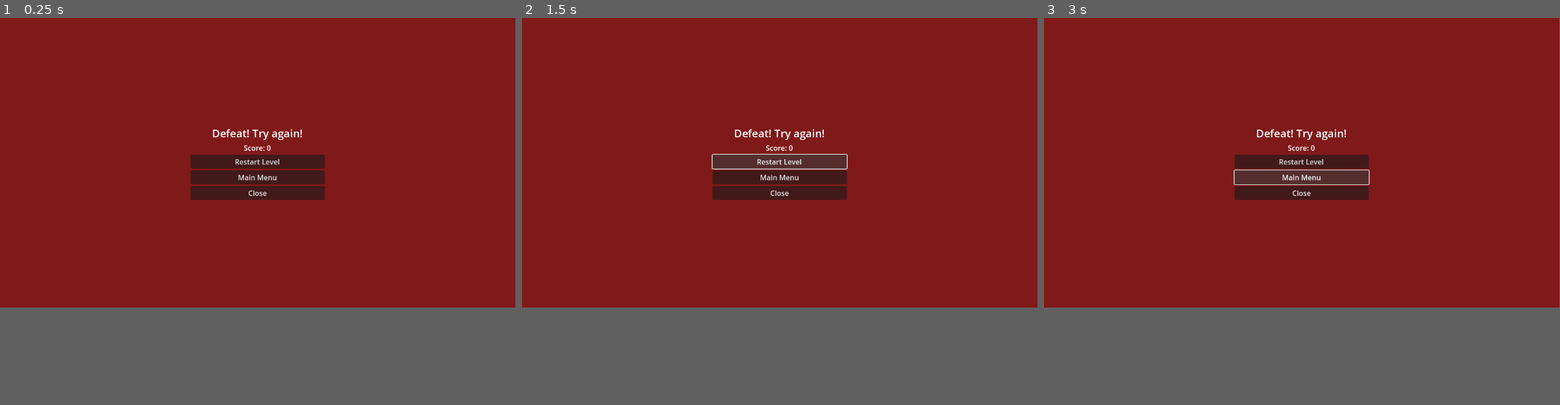
Above: before the commit, frames 1-3 (left to right).
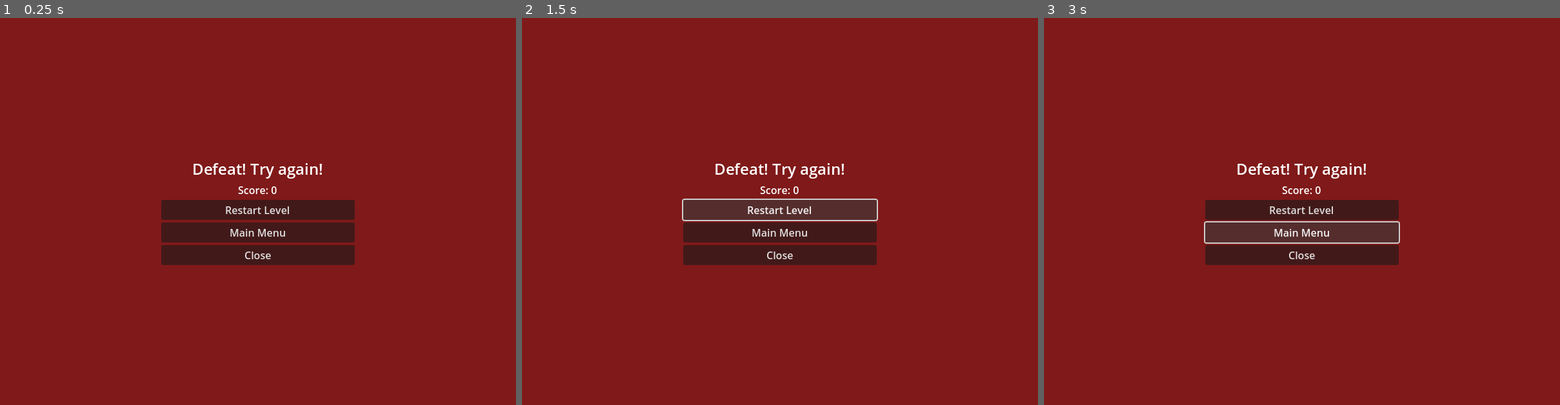
Above: after the commit, the same moments.

Repository: Applaa-org/applaa-the-cro-mountain-climb
Game: Godot game, scene res://scenes/DefeatScreen.tscn
Two runs of this game, one before a commit and one after it. Both use one fixed random seed, a clock stepped at 60 frames per second and the inputs below. This scene is started directly instead of the project's main scene.
Inputs:
- Up to frame 1 (0.25 s): no input
- Up to frame 2 (1.5 s): click "Restart Level" at 0.5 s; click "Restart Level" at 1.25 s
- Up to frame 3 (3 s): click "Restart Level" at 2 s; click "Main Menu" at 2.75 s
The window is 799x449 before the commit and 800x600 after it. Grey fills any space a smaller window leaves; there, only what the larger window draws over its background counts as a difference.

The runs differ from the first frame. In frame 1, 8.9% of the frame differs, in the area x 31-69%, y 28-64%; in frame 2, 9.2%; in frame 3, 9.3%.
Error before the commit: Parse Error: Identifier "Global" not declared in the current scope. (res://scripts/DefeatScreen.gd:4)
Error after the commit: Invalid assignment of property or key 'text' with value of type 'String' on a base object of type 'null instance'. (res://scripts/DefeatScreen.gd:4)

Commit message:
[applaa] wrote 6 file(s)

Diff:
--- a/godot-project/project.godot
+++ b/godot-project/project.godot
@@ -1,19 +1,50 @@
 ; Engine configuration file.
+; It's best edited using the editor UI and not directly,
+; since the parameters that go here are not all obvious.
+;
+; Format:
+;   [section] ; section goes between []
+;   param=value ; assign values to parameters
+
 config_version=5
 
 [application]
 
-config/name="the-cro-mountain-climb"
-run/main_scene="res://scenes/Main.tscn"
-config/features=PackedStringArray("4.2", "Forward Plus")
-config/icon="res://icon.svg"
+config/name="The CRO Mountain Climb"
+run/main_scene="res://scenes/StartScreen.tscn"
+config/features=PackedStringArray("4.2")
+config/icon="res://icon.png"
+
+[autoload]
+
+Global="*res://scripts/Global.gd"
 
 [display]
 
-window/size/viewport_width=1152
-window/size/viewport_height=648
-window/size/resizable=true
+window/size/viewport_width=800
+window/size/viewport_height=600
+window/stretch/mode="canvas_items"
 
-[rendering]
+[input]
 
-renderer/rendering_method="forward_plus"
+ui_accept={
+"deadzone": 0.5,
+"events": [Object(InputEventKey,"resource_local_to_scene":false,"resource_name":"","device":-1,"window_id":0,"alt_pressed":false,"shift_pressed":false,"ctrl_pressed":false,"meta_pressed":false,"pressed":false,"keycode":0,"physical_keycode":32,"key_label":0,"unicode":32,"echo":false,"script":null)
+]
+}
+ui_left={
+"deadzone": 0.5,
+"events": [Object(InputEventKey,"resource_local_to_scene":false,"resource_name":"","device":-1,"window_id":0,"alt_pressed":false,"shift_pressed":false,"ctrl_pressed":false,"meta_pressed":false,"pressed":false,"keycode":0,"physical_keycode":65,"key_label":0,"unicode":97,"echo":false,"script":null)
+, Object(InputEventKey,"resource_local_to_scene":false,"resource_name":"","device":-1,"window_id":0,"alt_pressed":false,"shift_pressed":false,"ctrl_pressed":false,"meta_pressed":false,"pressed":false,"keycode":0,"physical_keycode":4194319,"key_label":0,"unicode":0,"echo":false,"script":null)
+]
+}
+ui_right={
+"deadzone": 0.5,
+"events": [Object(InputEventKey,"resource_local_to_scene":false,"resource_name":"","device":-1,"window_id":0,"alt_pressed":false,"shift_pressed":false,"ctrl_pressed":false,"meta_pressed":false,"pressed":false,"keycode":0,"physical_keycode":68,"key_label":0,"unicode":100,"echo":false,"script":null)
+, Object(InputEventKey,"resource_local_to_scene":false,"resource_name":"","device":-1,"window_id":0,"alt_pressed":false,"shift_pressed":false,"ctrl_pressed":false,"meta_pressed":false,"pressed":false,"keycode":0,"physical_keycode":4194321,"key_label":0,"unicode":0,"echo":false,"script":null)
+]
+}
+
+[physics]
+
+2d/default_gravity=980
--- a/godot-project/scenes/DefeatScreen.tscn
+++ b/godot-project/scenes/DefeatScreen.tscn
@@ -1,7 +1,6 @@
-[gd_scene load_steps=3 format=3 uid="uid://defeatscreen"]
+[gd_scene load_steps=2 format=3 uid="uid://defeatscreen"]
 
 [ext_resource type="Script" path="res://scripts/DefeatScreen.gd" id="1"]
-[ext_resource type="Theme" uid="uid://theme" path="res://themes/DefaultTheme.tres" id="2"]
 
 [sub_resource type="StyleBoxFlat" id="StyleBoxFlat_bg"]
 bg_color = Color(0.5, 0.1, 0.1, 1)
--- a/godot-project/scenes/Main.tscn
+++ b/godot-project/scenes/Main.tscn
@@ -4,7 +4,6 @@
 [ext_resource type="Script" path="res://scripts/Collectible.gd" id="2"]
 [ext_resource type="Script" path="res://scripts/Hazard.gd" id="3"]
 [ext_resource type="Script" path="res://scripts/Goal.gd" id="4"]
-[ext_resource type="Texture2D" uid="uid://mountain_bg" path="res://assets/mountain_bg.png" id="5"]
 
 [sub_resource type="RectangleShape2D" id="RectangleShape2D_player"]
 size = Vector2(32, 32)
@@ -18,38 +17,36 @@
 [sub_resource type="RectangleShape2D" id="RectangleShape2D_goal"]
 size = Vector2(32, 32)
 
+[sub_resource type="RectangleShape2D" id="RectangleShape2D_ground"]
+size = Vector2(1600, 100)
+
 [node name="Main" type="Node2D"]
 
-[node name="Background" type="Sprite2D" parent="."]
-texture = ExtResource("5")
-centered = false
+[node name="Background" type="ColorRect" parent="."]
+offset_right = 800.0
+offset_bottom = 600.0
+color = Color(0.545098, 0.270588, 0.0745098, 1)
 
 [node name="Player" type="CharacterBody2D" parent="."]
 position = Vector2(100, 500)
 script = ExtResource("1")
 
-[node name="Sprite2D" type="Sprite2D" parent="Player"]
-texture = ExtResource("6")  # Placeholder for climber sprite
+[node name="ColorRect" type="ColorRect" parent="Player"]
+offset_right = 32.0
+offset_bottom = 32.0
+color = Color(1, 0, 0, 1)
 
 [node name="CollisionShape2D" type="CollisionShape2D" parent="Player"]
 shape = SubResource("RectangleShape2D_player")
-
-[node name="HealthLabel" type="Label" parent="Player"]
-offset_left = -50.0
-offset_top = -50.0
-text = "Health: 100"
-
-[node name="ScoreLabel" type="Label" parent="Player"]
-offset_left = -50.0
-offset_top = -30.0
-text = "Score: 0"
 
 [node name="Collectible1" type="Area2D" parent="."]
 position = Vector2(300, 400)
 script = ExtResource("2")
 
-[node name="Sprite2D" type="Sprite2D" parent="Collectible1"]
-texture = ExtResource("7")  # Placeholder for tool sprite
+[node name="ColorRect" type="ColorRect" parent="Collectible1"]
+offset_right = 16.0
+offset_bottom = 16.0
+color = Color(1, 0.843137, 0, 1)
 
 [node name="CollisionShape2D" type="CollisionShape2D" parent="Collectible1"]
 shape = SubResource("RectangleShape2D_collectible")
@@ -58,8 +55,10 @@
 position = Vector2(400, 450)
 script = ExtResource("3")
 
-[node name="Sprite2D" type="Sprite2D" parent="Hazard1"]
-texture = ExtResource("8")  # Placeholder for landslide sprite
+[node name="ColorRect" type="ColorRect" parent="Hazard1"]
+offset_right = 32.0
+offset_bottom = 32.0
+color = Color(0, 0, 0, 1)
 
 [node name="CollisionShape2D" type="CollisionShape2D" parent="Hazard1"]
 shape = SubResource("RectangleShape2D_hazard")
@@ -68,8 +67,10 @@
 position = Vector2(700, 100)
 script = ExtResource("4")
 
-[node name="Sprite2D" type="Sprite2D" parent="Goal"]
-texture = ExtResource("9")  # Placeholder for goal sprite
+[node name="ColorRect" type="ColorRect" parent="Goal"]
+offset_right = 32.0
+offset_bottom = 32.0
+color = Color(0, 1, 0, 1)
 
 [node name="CollisionShape2D" type="CollisionShape2D" parent="Goal"]
 shape = SubResource("RectangleShape2D_goal")
@@ -78,5 +79,21 @@
 position = Vector2(400, 550)
 
 [node name="CollisionShape2D" type="CollisionShape2D" parent="Ground"]
-shape = SubResource("RectangleShape2D_ground")  # Define ground shape
+shape = SubResource("RectangleShape2D_ground")
+
+[node name="CanvasLayer" type="CanvasLayer" parent="."]
+
+[node name="HealthLabel" type="Label" parent="CanvasLayer"]
+offset_left = 10.0
+offset_top = 10.0
+offset_right = 110.0
+offset_bottom = 33.0
+text = "Health: 100"
+
+[node name="ScoreLabel" type="Label" parent="CanvasLayer"]
+offset_left = 10.0
+offset_top = 40.0
+offset_right = 110.0
+offset_bottom = 63.0
+text = "Score: 0"
 </node>
--- a/godot-project/scenes/StartScreen.tscn
+++ b/godot-project/scenes/StartScreen.tscn
@@ -1,7 +1,6 @@
-[gd_scene load_steps=4 format=3 uid="uid://startscreen"]
+[gd_scene load_steps=2 format=3 uid="uid://startscreen"]
 
 [ext_resource type="Script" path="res://scripts/StartScreen.gd" id="1"]
-[ext_resource type="Theme" uid="uid://theme" path="res://themes/DefaultTheme.tres" id="2"]
 
 [sub_resource type="StyleBoxFlat" id="StyleBoxFlat_bg"]
 bg_color = Color(0.2, 0.2, 0.2, 1)
--- a/godot-project/scenes/VictoryScreen.tscn
+++ b/godot-project/scenes/VictoryScreen.tscn
@@ -1,7 +1,6 @@
-[gd_scene load_steps=3 format=3 uid="uid://victoryscreen"]
+[gd_scene load_steps=2 format=3 uid="uid://victoryscreen"]
 
 [ext_resource type="Script" path="res://scripts/VictoryScreen.gd" id="1"]
-[ext_resource type="Theme" uid="uid://theme" path="res://themes/DefaultTheme.tres" id="2"]
 
 [sub_resource type="StyleBoxFlat" id="StyleBoxFlat_bg"]
 bg_color = Color(0.1, 0.5, 0.1, 1)
--- a/godot-project/scripts/Player.gd
+++ b/godot-project/scripts/Player.gd
@@ -4,8 +4,8 @@
 const JUMP_VELOCITY: float = -400.0
 var gravity: float = ProjectSettings.get_setting("physics/2d/default_gravity")
 
-@onready var health_label = $HealthLabel
-@onready var score_label = $ScoreLabel
+@onready var health_label = $"../CanvasLayer/HealthLabel"
+@onready var score_label = $"../CanvasLayer/ScoreLabel"
 
 func _ready():
 	update_ui()
